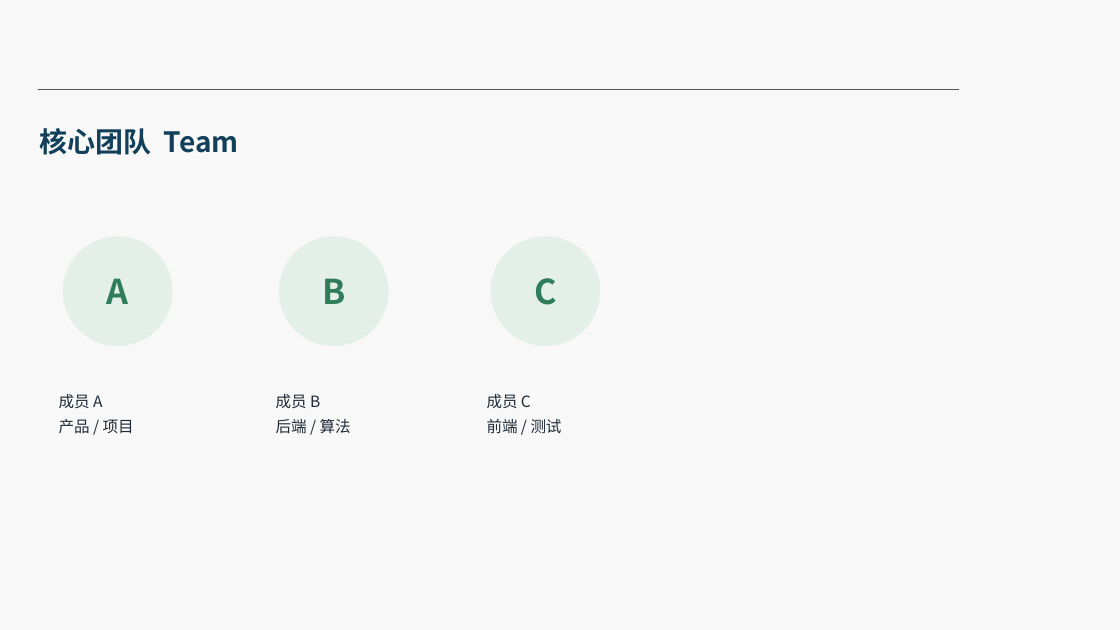
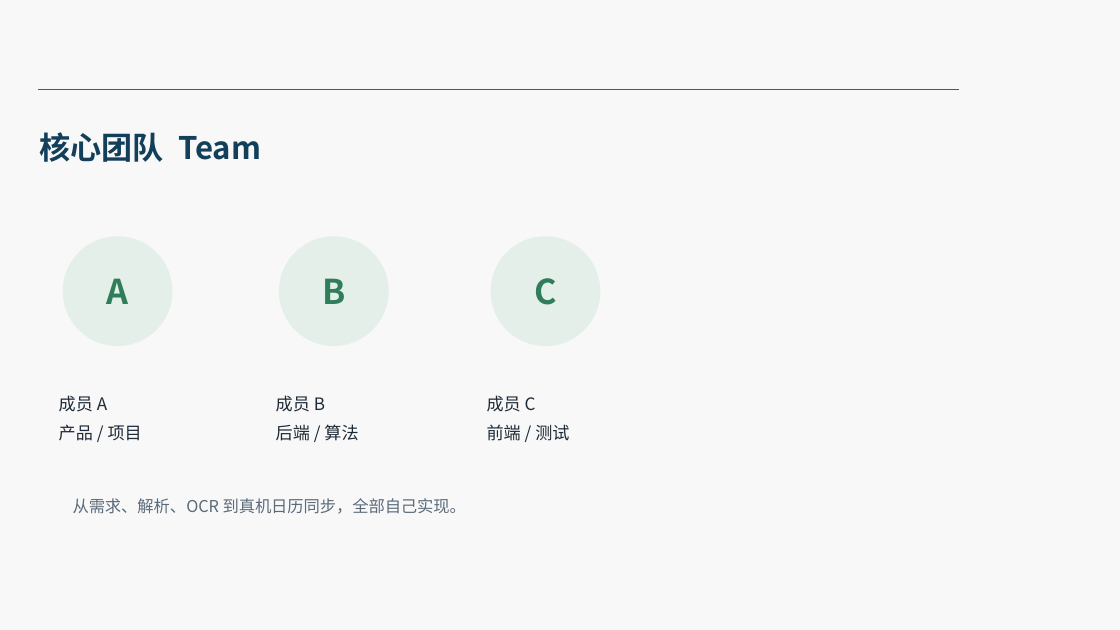
Before and after one commit to murasame9877/lishizhen, a slide deck: slide 4 of docs/2026SDG-Pitch-理时针.pptx. Drawn at 1120x630 pixels with LibreOffice and Linux fonts; fonts in the diff are those of the drawing; background and template pictures are left out. Boxes give left, top, right and bottom in pixels: in the first picture for what was removed or moved away, otherwise in the second. Text is boxed around its words. In the diff, an @@ line names an element or a change of style, - is before the commit and + after.

```diff
--- a/docs/2026SDG-Pitch-理时针.pptx
+++ b/docs/2026SDG-Pitch-理时针.pptx
@@ text "核心团队 Team" at bbox=[39, 132, 261, 162]: size 18 to 20 pt; line spacing 1.1 to 1.18 @@
@@ size 10 to 11 pt; line spacing 1.1 to 1.18 in 3 elements at bbox=[59, 395, 142, 441], bbox=[276, 395, 358, 441], bbox=[487, 395, 569, 441] @@
@@ text added at bbox=[73, 498, 466, 514], 10.5 pt, text #5B6B7A @@
+从需求、解析、OCR 到真机日历同步，全部自己实现。
```
Also in this commit, not shown: 15 other slides changed, 1 slide added, 3 other files.
